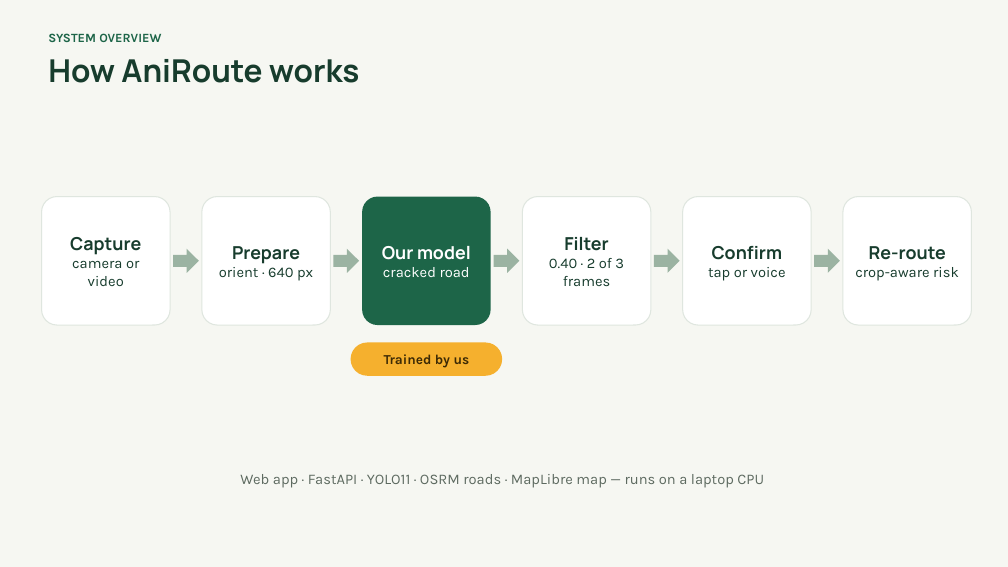
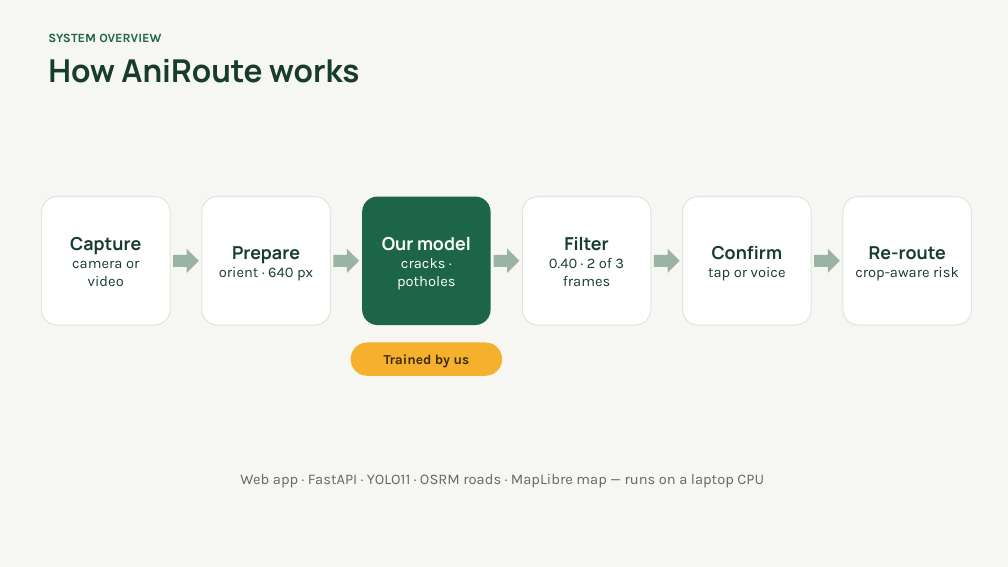
Before and after one commit to Nezraaaa/AniRoute, a slide deck: slide 5 of presentation/AniRoute_CSST106.pptx. Drawn at 1008x567 pixels with LibreOffice and Linux fonts; fonts in the diff are those of the drawing. Boxes give left, top, right and bottom in pixels: in the first picture for what was removed or moved away, otherwise in the second. Text is boxed around its words. In the diff, an @@ line names an element or a change of style, - is before the commit and + after.

```diff
--- a/presentation/AniRoute_CSST106.pptx
+++ b/presentation/AniRoute_CSST106.pptx
@@ text in rounded rectangle at (x1=397, y1=258, x2=456, y2=290): text changed @@
-cracked road
+cracks · potholes
```
Also in this commit, not shown: 7 other slides changed, 1 slide added, 20 other files.
